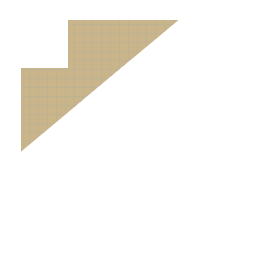
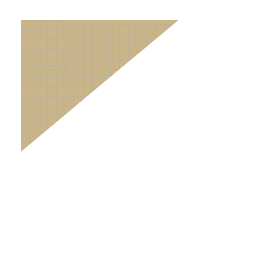
The second (256, 256) image is a revision of the first. Changes to its layers:
added layer "Layer 6" above "Layer 4" over [21, 20, 68, 68]
